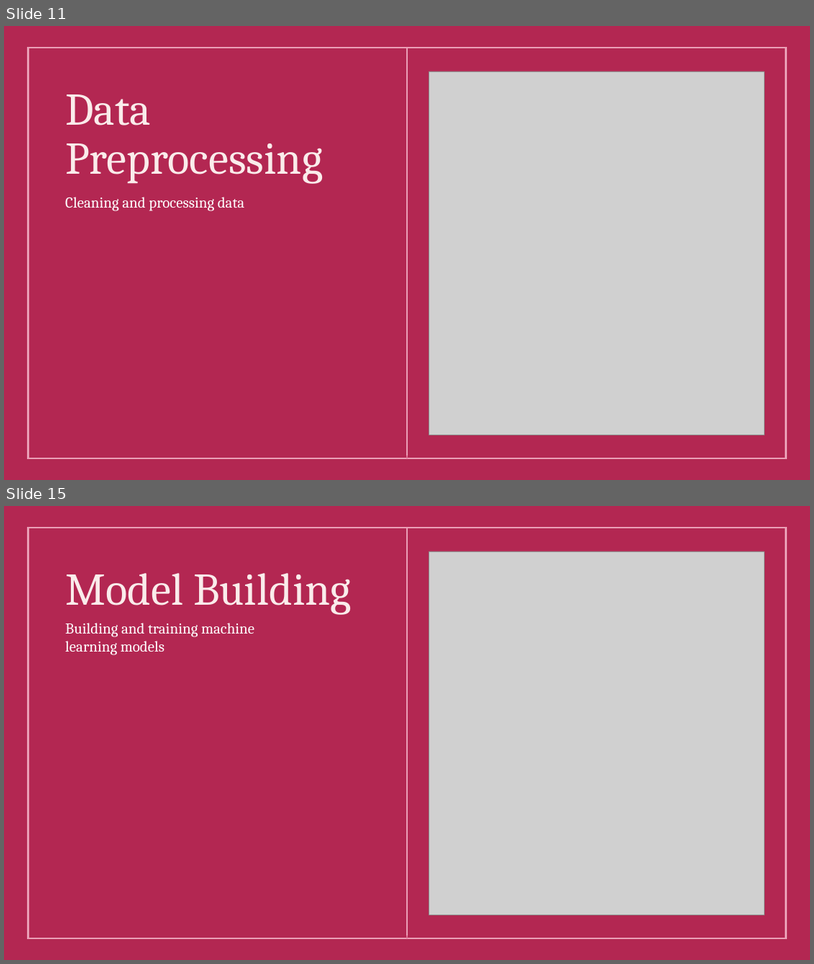
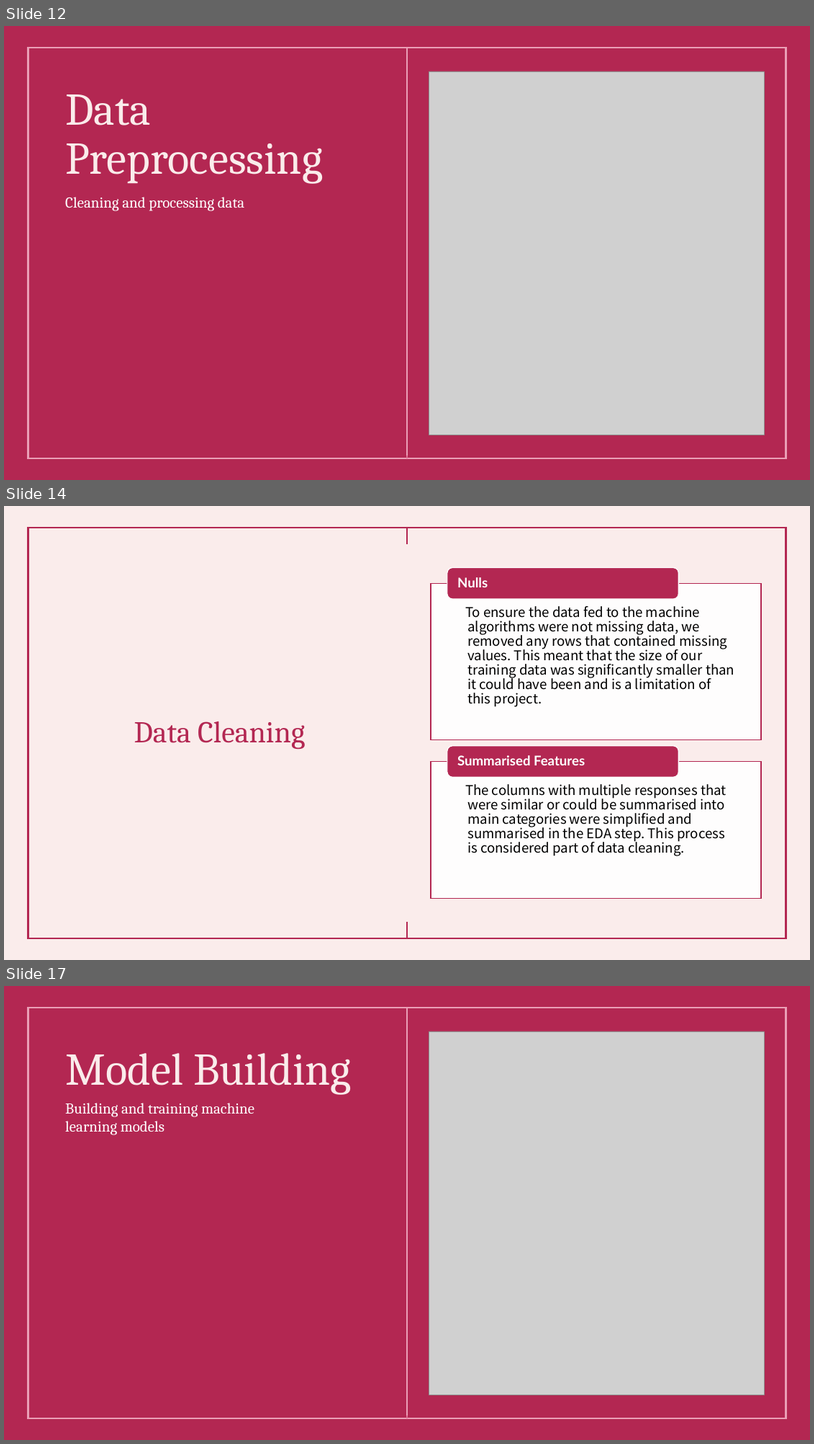
Before and after one commit to FaatimahMajothi98/OKCupid-Machine-Learning-Portfolio-Project, a slide deck: OKCupid-Date-A-Scientist-Starter/OKCupid – Machine Learning Analysis.pptx. Shown one above the other, each under a label of ours: slides 11 and 15 before the commit, slides 12, 14 and 17 after it; the slides between them are not shown. The pictures are 814x964 and 814x1444 pixels, drawn with LibreOffice and Linux fonts; fonts in the diff are those of the drawing; grey boxes stand for pictures. Boxes give left, top, right and bottom in pixels: in the first picture for what was removed or moved away, otherwise in the second. Text is boxed around its words. In the diff, an @@ line names an element or a change of style, - is before the commit and + after.

```diff
--- a/OKCupid-Date-A-Scientist-Starter/OKCupid – Machine Learning Analysis.pptx
+++ b/OKCupid-Date-A-Scientist-Starter/OKCupid – Machine Learning Analysis.pptx
@@ slide 14 added at [4, 506, 810, 960], background #FAECEB; not listed: 3 template elements that a slide beside it also shows @@
@@ title added at [134, 721, 305, 749], 36 pt, text #B32752 @@
+Data Cleaning
@@ group added at [431, 568, 762, 898]: 4 texts, 2 rectangles, 2 rounded rectangles @@
+  To ensure the data fed to the machine algorithms were not missing data, we removed any rows that contained missing values. This meant that the size of our training data was significantly smaller than it could have been and is a limitation of this project.
+Nulls
+  The columns with multiple responses that were similar or could be summarised into main categories were simplified and summarised in the EDA step. This process is considered part of data cleaning.
+Summarised Features
@@ what was slide 11 is now slide 12 @@
@@ what was slide 15 is now slide 17 @@
```
Also in this commit, not shown: 3 slides changed, 3 other slides added, 2 slides removed, 1 other file.
